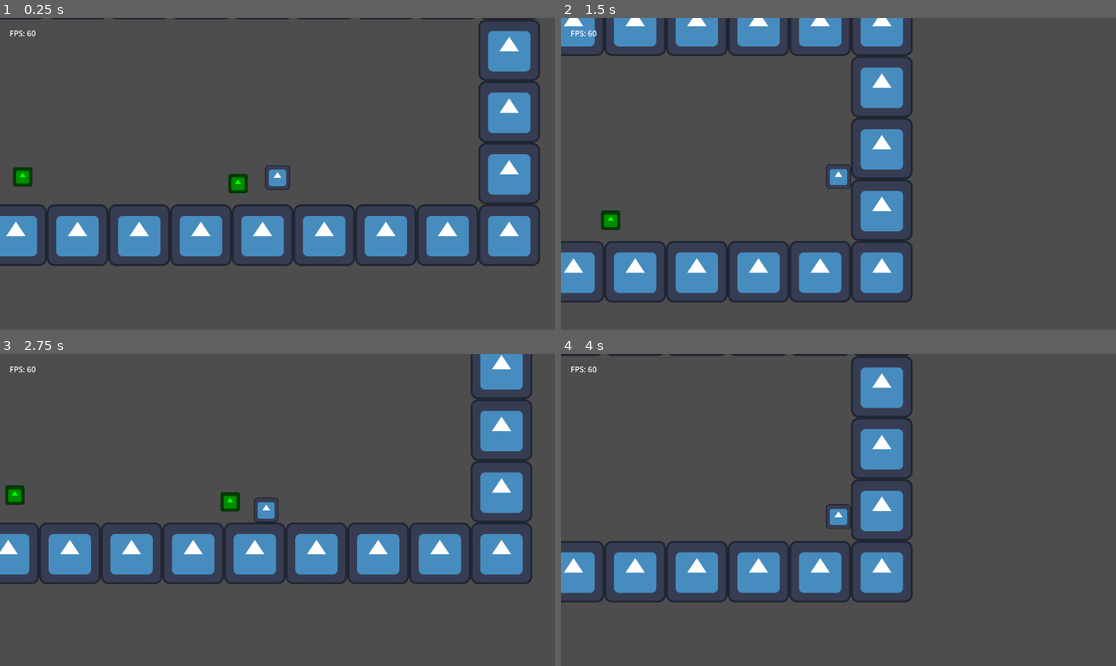
Above: before the commit, frames 1-4 (two rows, left to right).
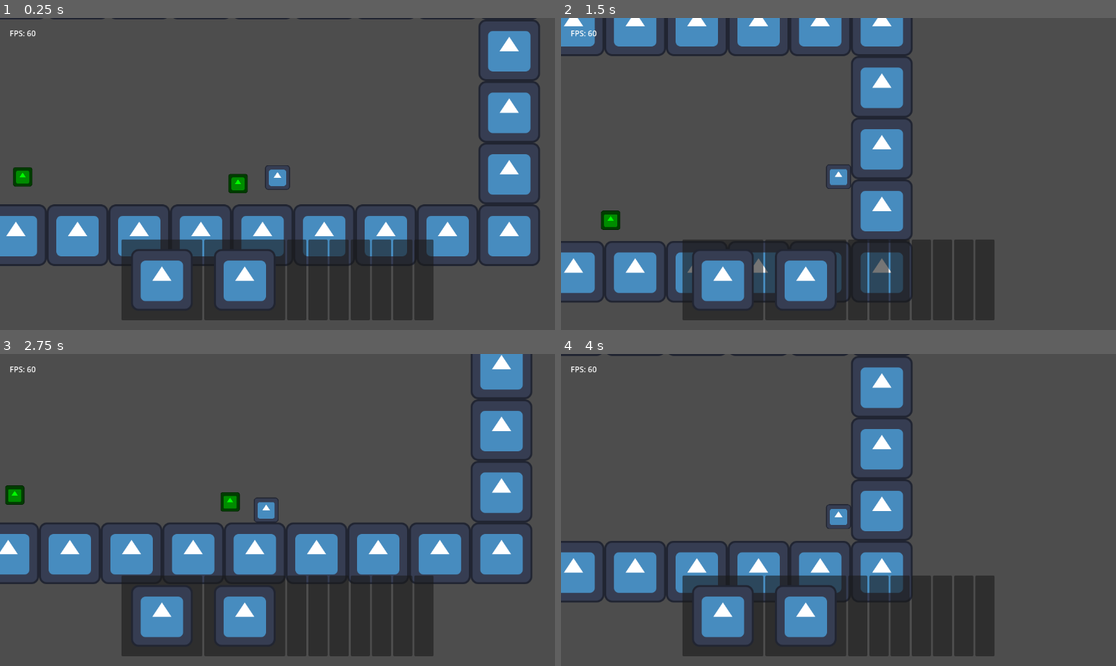
Above: after the commit, the same moments.

Repository: TheHumanMRP/RPG-Life-Tracker
Game: Godot game, scene res://Folders/Systems/Main/Scenes/main_scene.tscn
The game is run twice, just before and just after one commit, with the same random seed, the same clock (stepped at 60 frames per second) and the same inputs. The engine's default icon, where the game draws it, is replaced by a stand-in: a white triangle on a blue panel in a dark square.
Inputs:
- Up to frame 1 (0.25 s): no input
- Up to frame 2 (1.5 s): hold D (move_right) from 0.53 s (still down); tap Space (jump) at 0.77 s
- Up to frame 3 (2.75 s): tap Space (jump) at 1.52 s; release D (move_right) at 2.03 s; hold A (move_left) from 2.03 s (still down)
- Up to frame 4 (4 s): release A (move_left) at 2.78 s; hold D (move_right) from 2.78 s (still down); tap Space (jump) at 3.02, 3.77 s

The runs differ from the first frame. In frame 1, 12% of the frame differs, in the area x 21-79%, y 71-97%; in frame 2, 12%; in frame 3, 12%; in frame 4, 12%.
Error before the commit: Parse Error: Invalid numeric notation. (res://Folders/Systems/Globals/global.gd:1)

Commit message:
Auto commit at 2026-06-28 18:55:51

Diff:
--- a/Folders/Systems/Globals/global.gd
+++ b/Folders/Systems/Globals/global.gd
@@ -1,4 +1,4 @@
-3extends Node
+extends Node
 
 # ============================================================================
 # INVENTORY SETTINGS
--- a/Folders/Systems/Inventory_System/Scripts/inventory_logic.gd
+++ b/Folders/Systems/Inventory_System/Scripts/inventory_logic.gd
@@ -19,7 +19,7 @@
 
 func testing_inventory() -> void:
 	clear_inventory()
-	for i in range(8):
+	for i in range(2):
 		add_test_sword()
 
 
